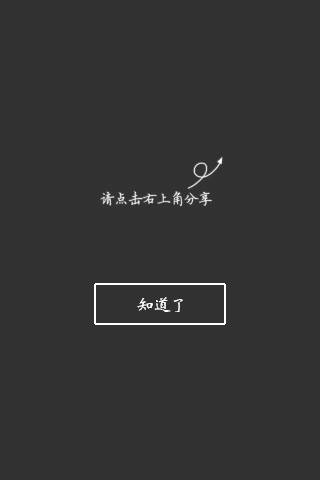
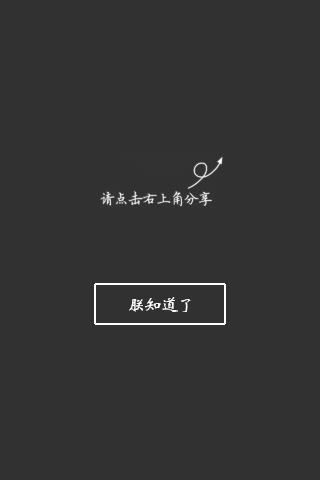
Layered file, before and after one edit (320 × 480). Changes by layer:
renamed "知道了" to "朕知道了", painted on it over [129, 297, 191, 312]
